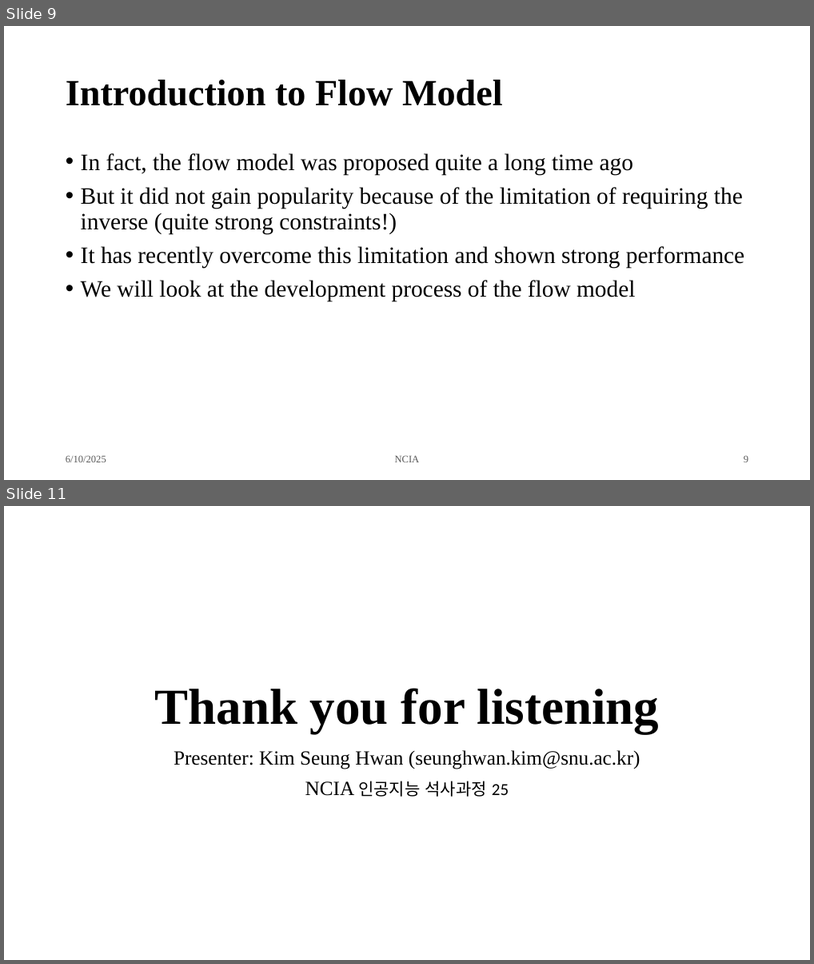
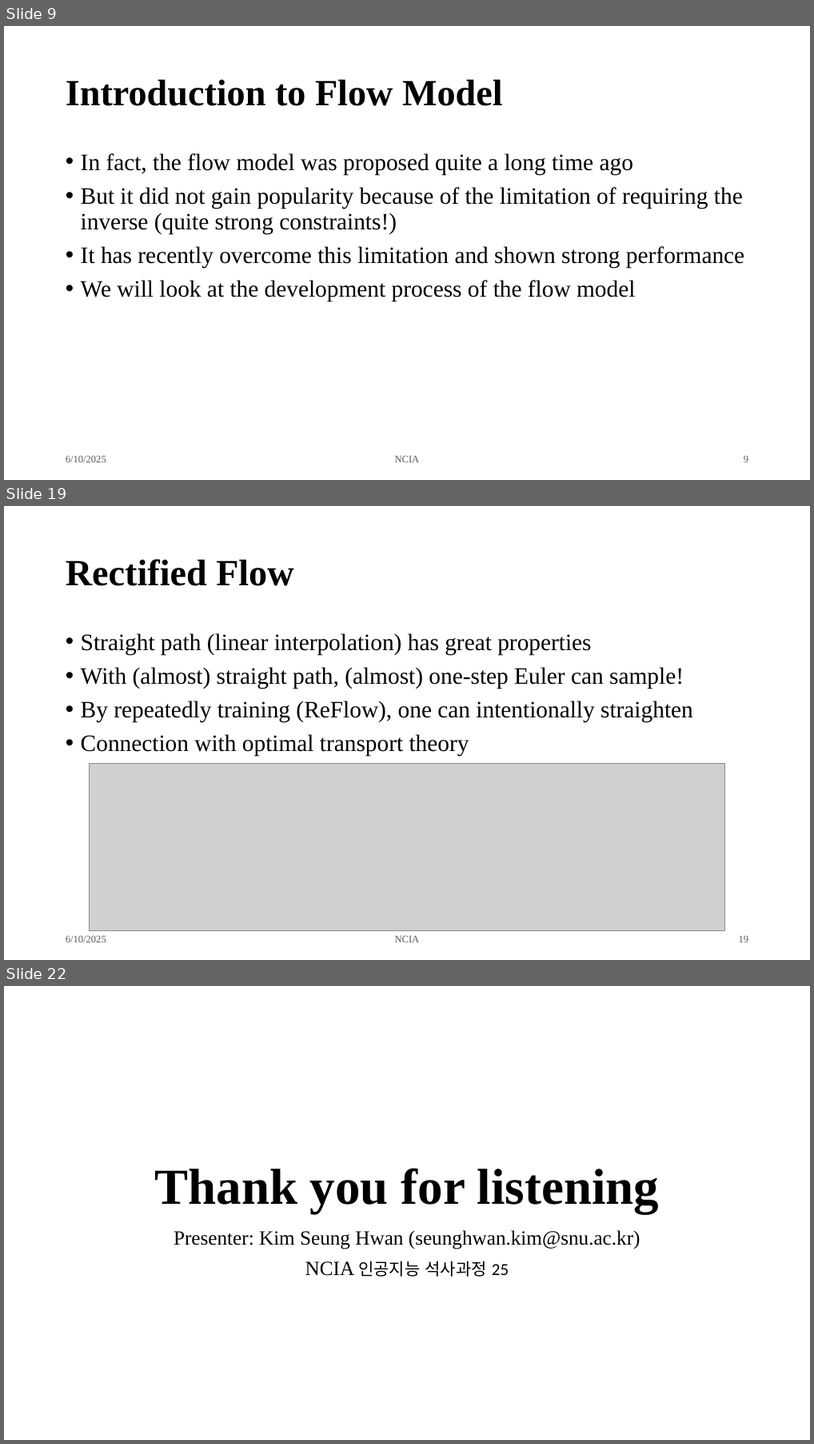
Before and after one commit to overnap/lab-seminar, a slide deck: ds/Introduction to Flow Matching.pptx. Shown one above the other, each under a label of ours: slides 9 and 11 before the commit, slides 9, 19 and 22 after it; the slides between them are not shown. The pictures are 814x964 and 814x1444 pixels, drawn with LibreOffice and Linux fonts; fonts in the diff are those of the drawing; grey boxes stand for pictures. Boxes give left, top, right and bottom in pixels: in the first picture for what was removed or moved away, otherwise in the second. Text is boxed around its words. In the diff, an @@ line names an element or a change of style, - is before the commit and + after.

Commit message:
Add intro to flow matching

```diff
--- a/ds/Introduction to Flow Matching.pptx
+++ b/ds/Introduction to Flow Matching.pptx
@@ slide 19 added at (x1=4, y1=506, x2=810, y2=960), background #FFFFFF @@
@@ title added at (x1=66, y1=559, x2=294, y2=586), 44 pt, text #000000, bold @@
+Rectified Flow
@@ text added at (x1=81, y1=633, x2=694, y2=756), 28 pt, text #000000 @@
+• Straight path (linear interpolation) has great properties
+• With (almost) straight path, (almost) one-step Euler can sample!
+• By repeatedly training (ReFlow), one can intentionally straighten
+• Connection with optimal transport theory
@@ picture added at (x1=90, y1=763, x2=726, y2=931) @@
@@ text added at (x1=66, y1=935, x2=106, y2=942), 12 pt, text #595959 @@
+6/10/2025
@@ text added at (x1=395, y1=935, x2=420, y2=942), 12 pt, text #595959 @@
+NCIA
@@ page number added at (x1=739, y1=935, x2=750, y2=942), 12 pt, text #595959 @@
+19
@@ what was slide 11 is now slide 22 @@
```
Also in this commit, not shown: 2 slides changed, 10 other slides added.
